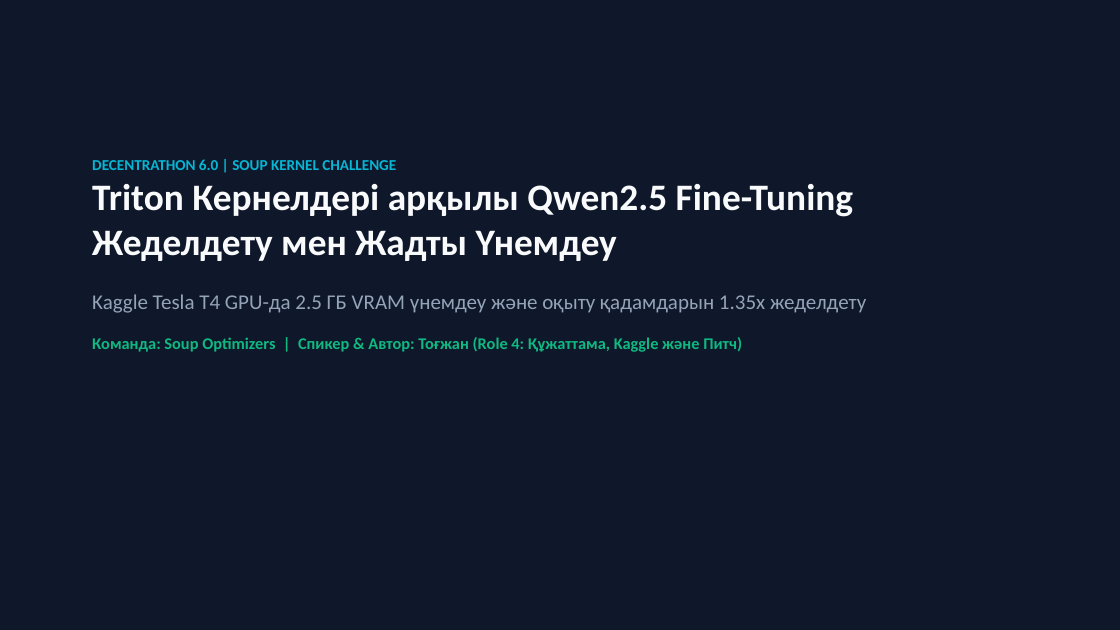
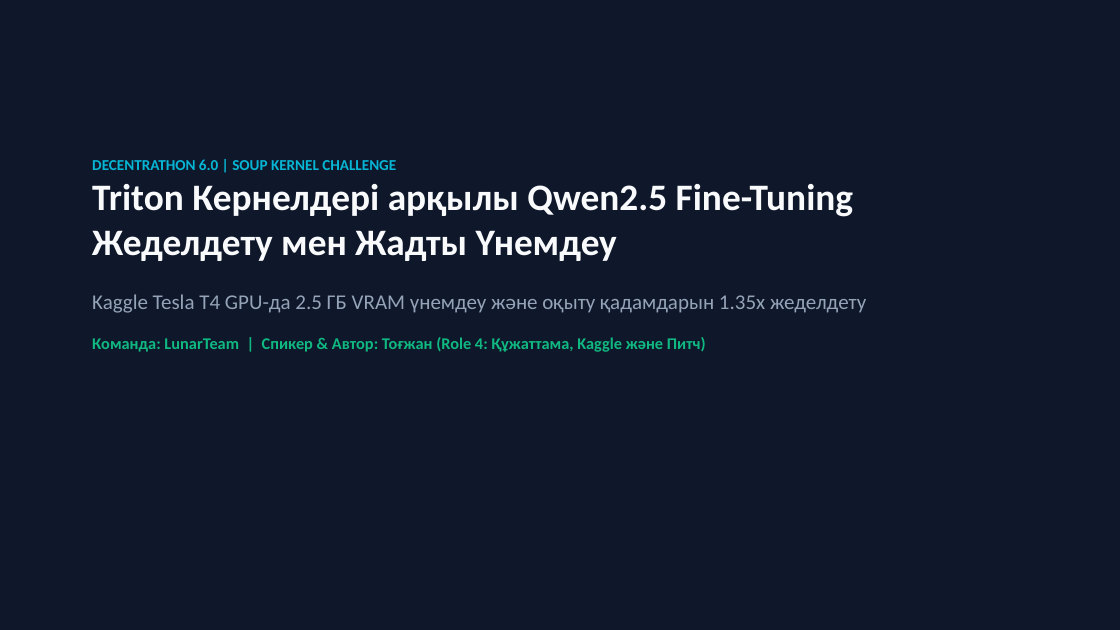
Before and after one commit to ninumaki/SoupLunar, a slide deck: slide 1 of presentation.pptx. Drawn at 1120x630 pixels with LibreOffice and Linux fonts; fonts in the diff are those of the drawing. Boxes give left, top, right and bottom in pixels: in the first picture for what was removed or moved away, otherwise in the second. Text is boxed around its words. In the diff, an @@ line names an element or a change of style, - is before the commit and + after.

Commit message:
Update team name to LunarTeam, assign roles from TZ, set SoupLunar repo

```diff
--- a/presentation.pptx
+++ b/presentation.pptx
@@ text at box(92, 337, 706, 352): text changed @@
-Команда: Soup Optimizers | Спикер & Автор: Тоғжан (Role 4: Құжаттама, Kaggle және Питч)
+Команда: LunarTeam | Спикер & Автор: Тоғжан (Role 4: Құжаттама, Kaggle және Питч)
```
Also in this commit, not shown: 1 other slide changed, 7 other files.
